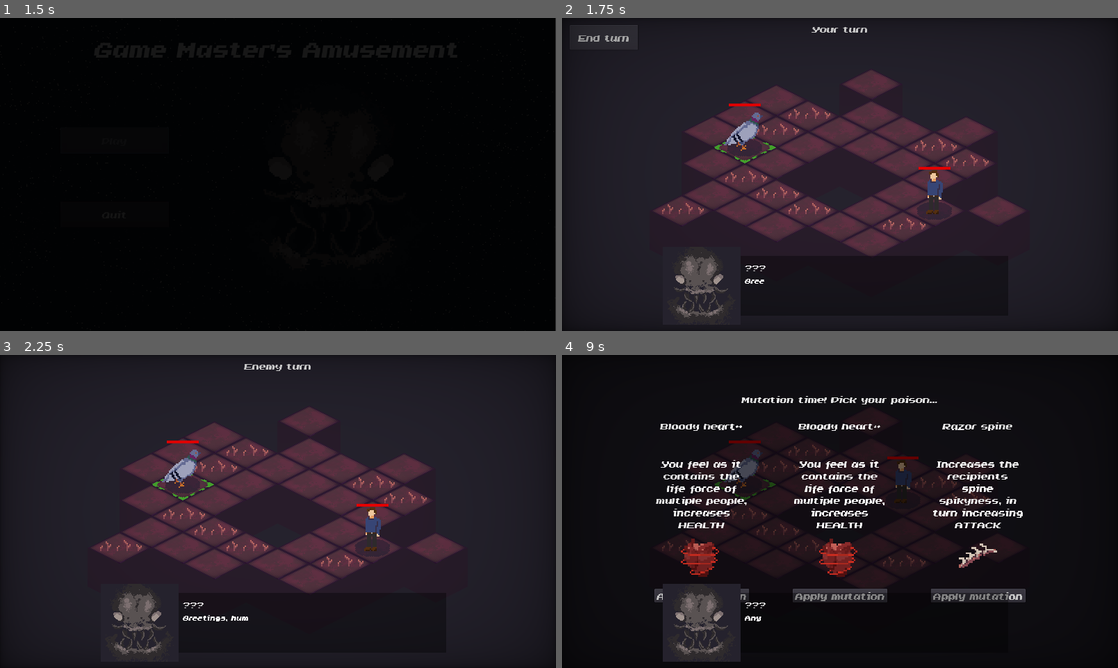
Above: before the commit, frames 1-4 (two rows, left to right).
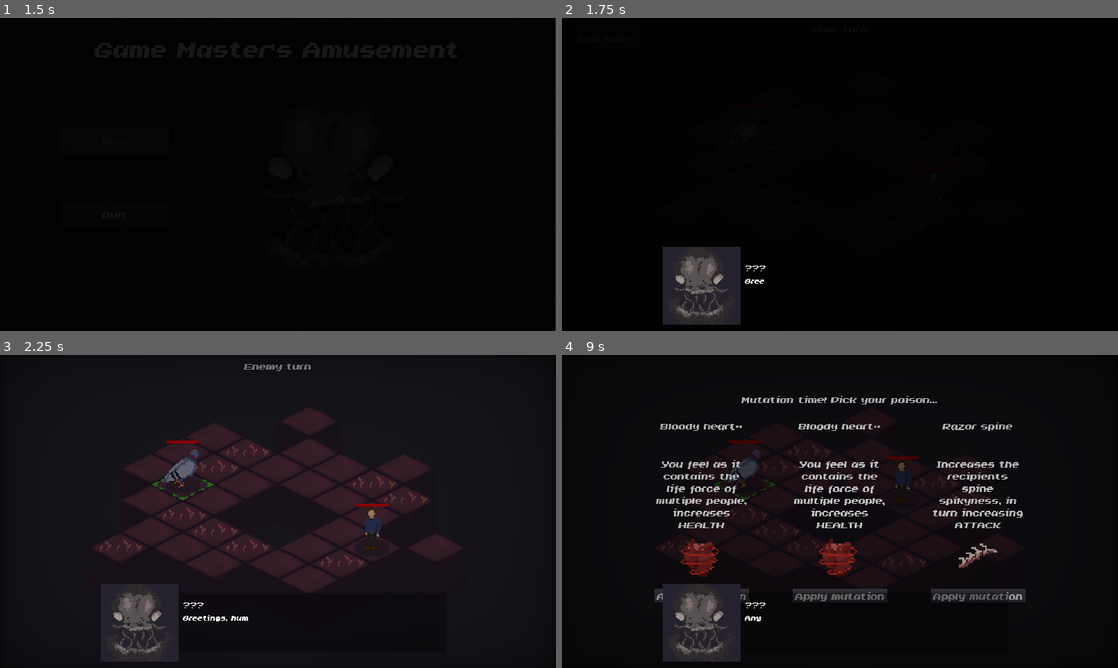
Above: after the commit, the same moments.

Repository: RokasPuzonas/infoshow22-gamejam
Game: Godot game, scene res://MainMenu.tscn
Same seed, same stepped clock (60 frames per second), same inputs: the game is played once before the commit and once after it.
Inputs (mouse positions are in pixels of both pictures, inside the frame that each line leads up to):
- Up to frame 1 (1.5 s): click "Play" at 0.5 s; click "Play" at 1.25 s
- Up to frame 2 (1.75 s): no input
- Up to frame 3 (2.25 s): click "End turn" at 2 s
- Up to frame 4 (9 s): move the mouse to (962, 495) at 2.77 s; click (962, 495) at 2.85 s; click "Apply mutation" at 3.5 s; click "Apply mutation" at 4.25 s; click "Apply mutation" at 5 s; tap Enter at 5.75, 7.25, 8.75 s; move the mouse to (728, 527) at 5.77 s; right-click (728, 527) at 5.85 s; tap Space at 6.5, 8 s; move the mouse to (895, 442) at 6.52 s; click (895, 442) at 6.6 s; move the mouse to (812, 574) at 7.27 s; right-click (812, 574) at 7.35 s; move the mouse to (1006, 558) at 8.02 s; click (1006, 558) at 8.1 s; tap F3 (skip_level) at 8.65 s; move the mouse to (673, 464) at 8.77 s; right-click (673, 464) at 8.85 s

Frame 1 is identical in both runs. In frame 2, 89% of the frame differs, in the area x 0-100%, y 0-100%; in frame 3, 16%; in frame 4, 4.2%.

Commit message:
fix: adjust sound effects

Diff:
--- a/BackgroundMusic.tscn
+++ b/BackgroundMusic.tscn
@@ -4,5 +4,5 @@
 
 [node name="BackgroundMusic" type="AudioStreamPlayer"]
 stream = ExtResource( 1 )
-volume_db = -12.356
+volume_db = -10.0
 autoplay = true
--- a/Dialog/DialogSystem.tscn
+++ b/Dialog/DialogSystem.tscn
@@ -68,4 +68,5 @@
 
 [node name="VoicePlayer" type="AudioStreamPlayer" parent="."]
 stream = ExtResource( 6 )
+volume_db = -25.405
 pitch_scale = 0.76
--- a/MainMenu.tscn
+++ b/MainMenu.tscn
@@ -104,5 +104,6 @@
 
 [node name="AudioStreamPlayer" type="AudioStreamPlayer" parent="."]
 stream = ExtResource( 9 )
+volume_db = -25.0
 
 [connection signal="animation_finished" from="TextureRect/Fade/AnimationPlayer" to="." method="_on_AnimationPlayer_animation_finished"]
--- a/PlayButton.gd
+++ b/PlayButton.gd
@@ -1,3 +1,4 @@
 extends Button
+
 func _pressed():
 	get_parent().get_parent().get_parent().get_parent().get_parent().play_anim = true
--- a/UI/MutationPicker.gd
+++ b/UI/MutationPicker.gd
@@ -20,7 +20,7 @@
 func show_picker():
 	visible = true;
 	$AudioStreamPlayer.play()
-	$AudioStreamPlayer.volume_db = -5
+	$AudioStreamPlayer.volume_db = -40
 
 	for child in $MutationContainer.get_children():
 		child.queue_free()
@@ -35,7 +35,7 @@
 
 func hide_picker():
 	visible = false;
-	tween_out.interpolate_property($AudioStreamPlayer, "volume_db", -5, -80, 1.00, 1, Tween.EASE_IN, 0)
+	tween_out.interpolate_property($AudioStreamPlayer, "volume_db", -40, -80, 1.00, 1, Tween.EASE_IN, 0)
 	tween_out.start()
 
 func selected_mutation(mutation):
--- a/UI/MutationPicker.tscn
+++ b/UI/MutationPicker.tscn
@@ -42,7 +42,7 @@
 
 [node name="AudioStreamPlayer" type="AudioStreamPlayer" parent="."]
 stream = ExtResource( 1 )
-volume_db = -5.0
+volume_db = -40.0
 
 [node name="Tween" type="Tween" parent="."]
 
--- a/levels/BaseLevel.tscn
+++ b/levels/BaseLevel.tscn
@@ -163,7 +163,6 @@
 }
 
 [node name="Fade" type="ColorRect" parent="."]
-visible = false
 anchor_right = 1.0
 anchor_bottom = 1.0
 mouse_filter = 2
@@ -183,6 +182,7 @@
 
 [node name="TransitionPlayer" type="AudioStreamPlayer" parent="."]
 stream = ExtResource( 9 )
+volume_db = -25.0
 
 [connection signal="enemy_phase_enter" from="." to="EnemyController" method="_on_BaseLevel_enemy_phase_enter"]
 [connection signal="player_phase_enter" from="." to="PlayerController" method="_on_BaseLevel_player_phase_enter"]
--- a/levels/Level.gd
+++ b/levels/Level.gd
@@ -98,10 +98,10 @@
 		cursor_marker = null
 
 func _process(_delta):
-	if len(get_enemy_units()) == 0 || Input.is_action_just_pressed("skip_level"):
+	if len(get_enemy_units()) == 0:
 		if next_scene:
 			fade_to_scene(next_scene)
-	elif len(get_player_units()) == 0:
+	elif len(get_player_units()) == 0 || Input.is_action_just_pressed("skip_level"):
 		fade_to_scene(load("res://LoseScreen.tscn"))
 
 	var pos = get_position_under_mouse()
--- a/levels/Level4.tscn
+++ b/levels/Level4.tscn
@@ -170,9 +170,6 @@
 [node name="CanvasLayer" parent="Camera" index="0"]
 follow_viewport_enable = true
 
-[node name="ColorRect" parent="Camera/CanvasLayer" index="0"]
-mouse_filter = 2
-
 [node name="GridMap" parent="World" index="0"]
 data = {
 "cells": PoolIntArray( 0, 0, 1, 1, 0, 1, 2, 0, 1, 3, 0, 1, 4, 0, 1, 5, 0, 1, 6, 0, 1, 65530, 0, 1, 65531, 0, 1, 65532,  …(3185 unchanged characters)…
Not shown, changed: builds/Game Master's Amusement.pck
